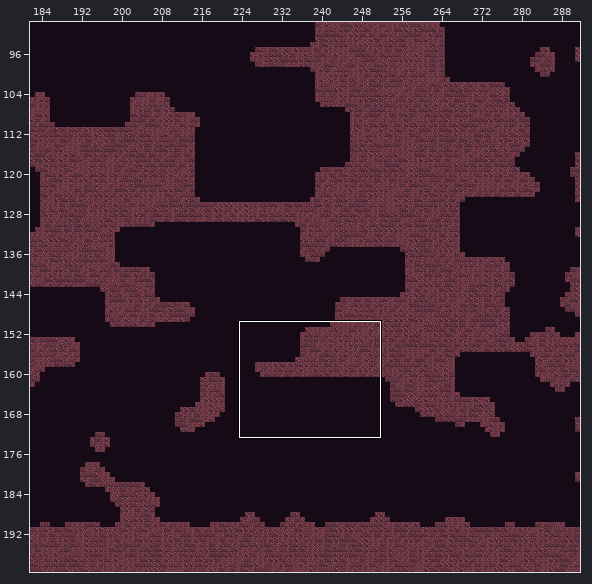
Level history. Tiled map: android/assets/maps/level1.tmx. The picture above shows the old version from afar; the outline marks the close-up.
Close-up. Before the commit:
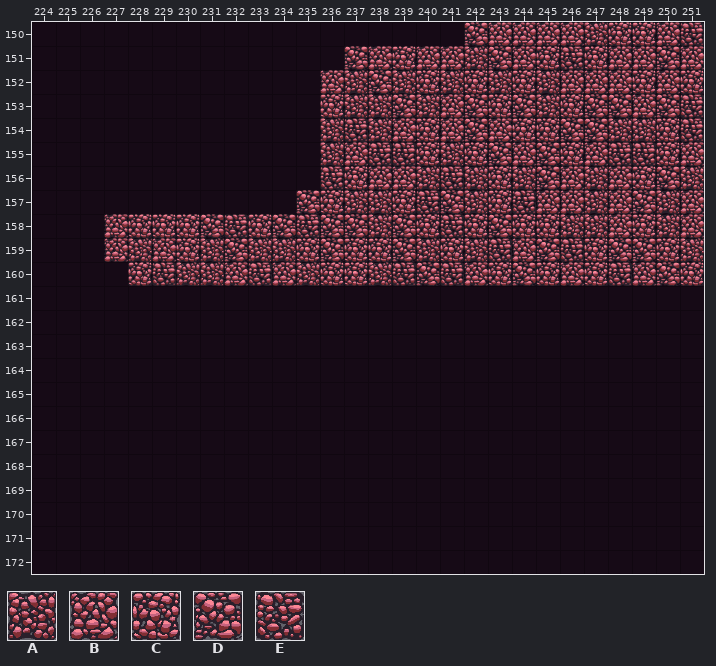
Cells are 64x64 px. Shown: x 224..251, y 150..172. The commit also changed other parts of the map, which this record leaves out.
Key: from "tileMapGutter": A 5, B 6, C 7, D 8, E 9.
_ is an empty cell.
Layers that did not change in this view are not listed.
Layer "terrain" before, first column x 224:
150 __________________DBBBBACCBE
151 _____________DBCBBADBCECBBDB
152 ____________BADACACACABBBCBC
153 ____________CAADABDCDACDDBDE
154 ____________AEABCBDBCCDDAACE
155 ____________ABEECACDBDCBEECB
156 ____________ECBBAEACADBABCDA
157 ___________DCAACEDACEBBABDAB
158 ___BCCCDECDEDDADCECDCCAABCAB
159 ___BABCADAACDCCDACAEBDECDDCA
160 ____CEAABEBACCAEDEBCDCBCEBDC
161 ____________________________
162 ____________________________
163 ____________________________
164 ____________________________
165 ____________________________
166 ____________________________
167 ____________________________
168 ____________________________
169 ____________________________
170 ____________________________
171 ____________________________
172 ____________________________
Now the later version:
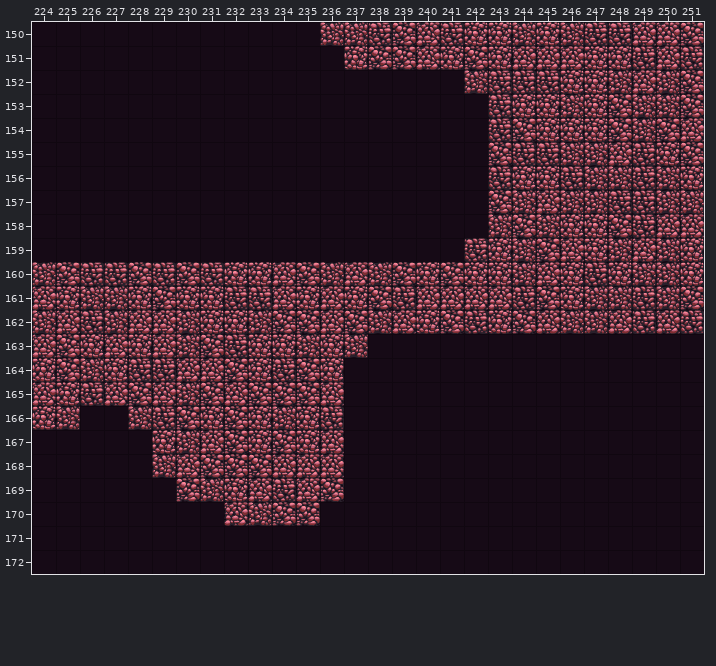
Change:
Changed rows in their new state; . is an unchanged cell.
Layer "terrain":
first column x 224:
150 ............AAEDBECCACAEEB.D
151 .............CDD.CDC.BB.CEBE
152 ............______AEEECCABAD
153 ............_______ECCAC.AAD
154 ............_______ED.CCD.DB
155 ............_______.EEAAB..D
156 ............_______ECCE.AEAC
157 ...........________DA.A.EE.A
158 ...________________ADACCDEB.
159 ..._______________ECA.B.ABAC
160 ADEED.DECC.DAB.DCDC.ABCECAA.
161 BCAACDCCEEBCBCDEBBBBEDCAAEAD
162 ABEABBACCADDBDABCDECDBAABEBE
163 BDCBCBADECCACA..............
164 CDACEEBBDCEDC...............
165 BCEBDBADBDDDB...............
166 CA..AEDCDCACE...............
167 .....CABDCDCB...............
168 .....ABDDDBBB...............
169 ......DACBEBD...............
170 ........BADD................
